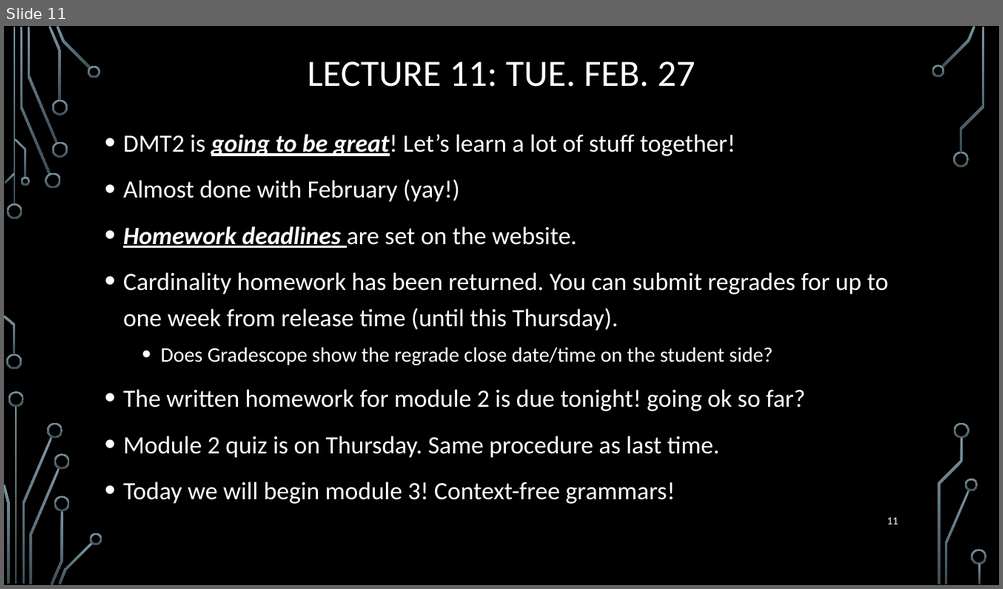
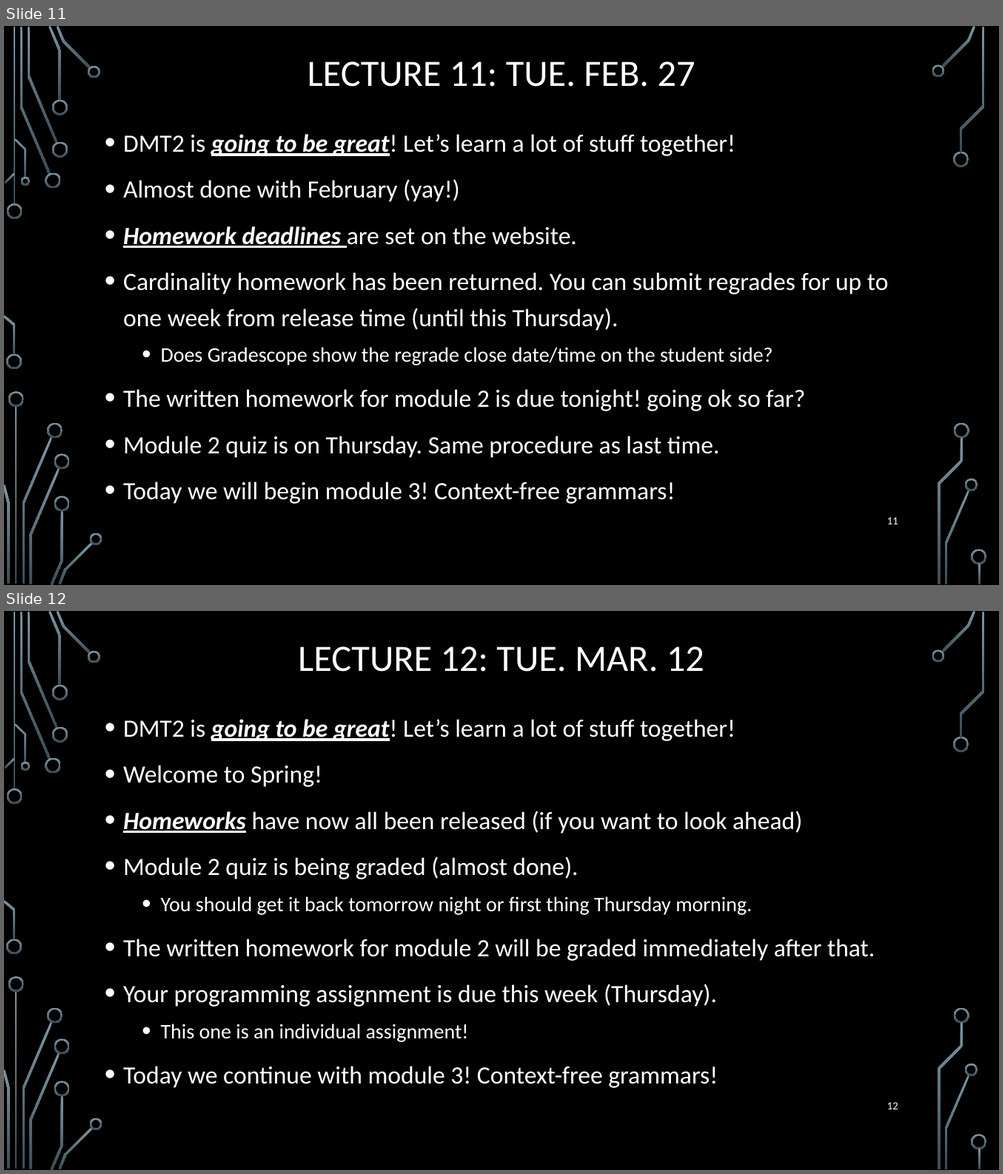
Before and after one commit to markfloryan/dmt2, a slide deck: slides/00-DailyAnnouncements.pptx. Shown one above the other, each under a label of ours: slide 11 before the commit, slides 11 and 12 after it. The pictures are 1003x589 and 1003x1174 pixels, drawn with LibreOffice and Linux fonts; fonts in the diff are those of the drawing; background and template pictures are left out. Boxes give left, top, right and bottom in pixels: in the first picture for what was removed or moved away, otherwise in the second. Text is boxed around its words. In the diff, an @@ line names an element or a change of style, - is before the commit and + after.

Commit message:
lecture prep

```diff
--- a/slides/00-DailyAnnouncements.pptx
+++ b/slides/00-DailyAnnouncements.pptx
@@ slide 12 added at (4, 611, 999, 1170), background picture (left out); not listed: 36 template elements that a slide beside it also shows @@
@@ title added at (298, 647, 704, 672), 36 pt, text #FFFFFF @@
+LECTURE 12: TUE. MAR. 12
@@ text added at (123, 719, 874, 1088), 24 pt, text #FFFFFF @@
+• DMT2 is going to be great! Let’s learn a lot of stuff together!
+• Welcome to Spring!
+• Homeworks have now all been released (if you want to look ahead)
+• Module 2 quiz is being graded (almost done).
+  • You should get it back tomorrow night or first thing Thursday morning.
+• The written homework for module 2 will be graded immediately after that.
+• Your programming assignment is due this week (Thursday).
+  • This one is an individual assignment!
+• Today we continue with module 3! Context-free grammars!
@@ page number added at (887, 1102, 898, 1110), 10.5 pt, text #FFFFFF @@
+12
```
Also in this commit, not shown: 2 other files.
